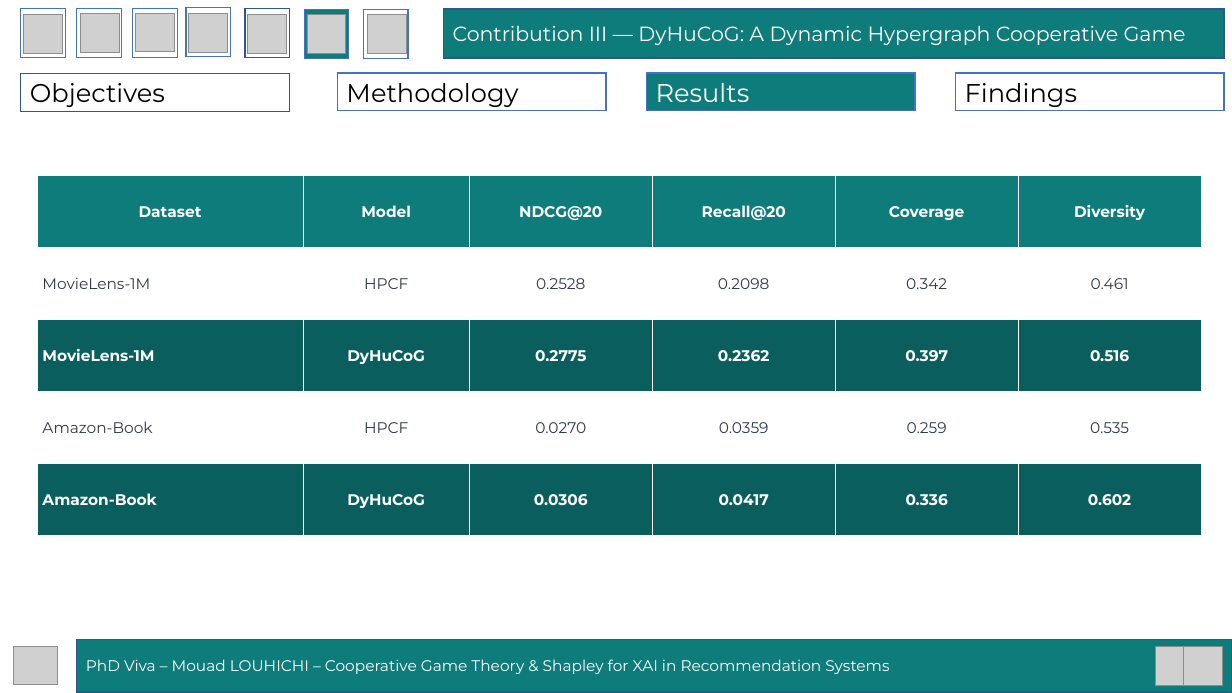
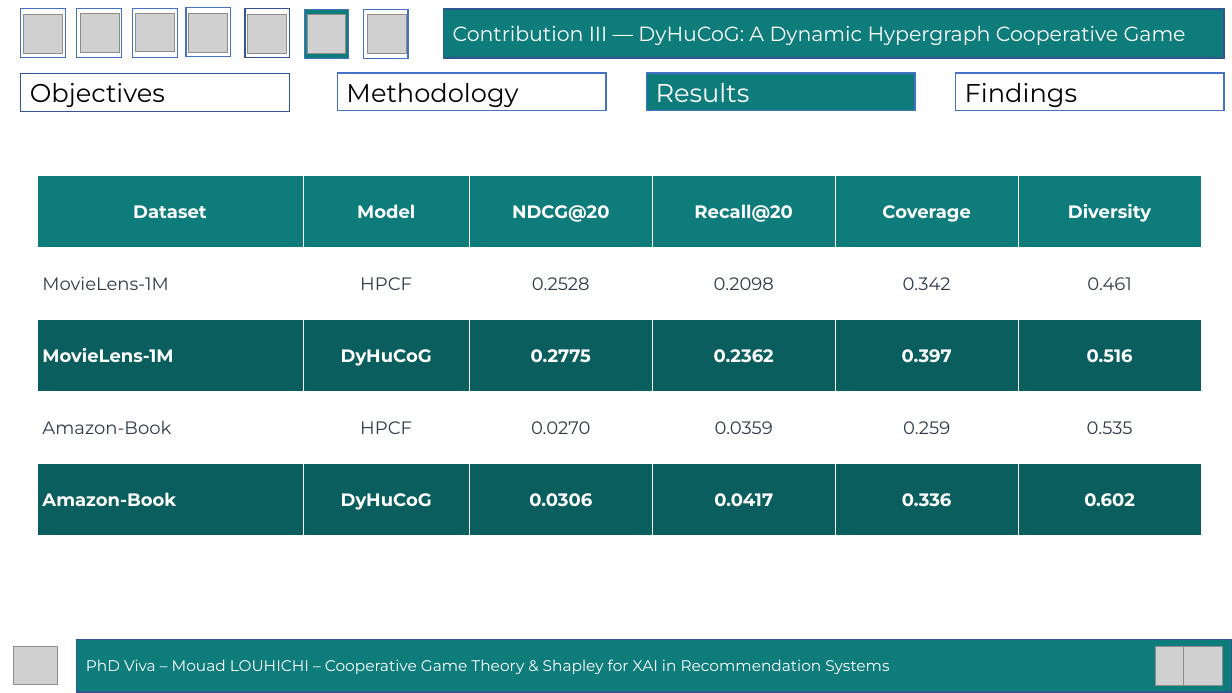
Before and after one commit to mouadlouhichi/phd-prep, a slide deck: slide 57 of viva/MOUAD_LOUHICHI_VIVA_40min.pptx (slide 55 before the commit). Drawn at 1232x693 pixels with LibreOffice and Linux fonts; fonts in the diff are those of the drawing; grey boxes stand for pictures. Boxes give left, top, right and bottom in pixels: in the first picture for what was removed or moved away, otherwise in the second. Text is boxed around its words. In the diff, an @@ line names an element or a change of style, - is before the commit and + after.

Commit message:
Add AI-recsys examples in intro, Our Thesis slide, content-based explainable figure; enlarge table fonts
- New intro slide 'AI-Powered Recommendation Systems Around Us' with a recsys-examples
  figure (Netflix, Amazon, Spotify, TikTok, Google Maps, ...).
- New 'Our Thesis' slide (after the contributions overview) with a thesis-map figure
  linking everyday AI recommenders -> cooperative-game/Shapley -> C1/C2/C3.
- Recommendation paradigms slide now two-column with an explainable Content-Based
  Filtering figure (profile -> features -> similarity -> recommendation).
- Three new generated figures: recsys_examples.png, content_based.png, thesis_map.png.
- add_table default font_size 12 -> 14 (tables now more readable).

```diff
--- a/viva/MOUAD_LOUHICHI_VIVA_40min.pptx
+++ b/viva/MOUAD_LOUHICHI_VIVA_40min.pptx
@@ table at [37, 176, 1202, 536] @@
@@ size 12 to 14 pt @@
```
Also in this commit, not shown: 14 other slides changed, 2 slides added, 1 other file.
